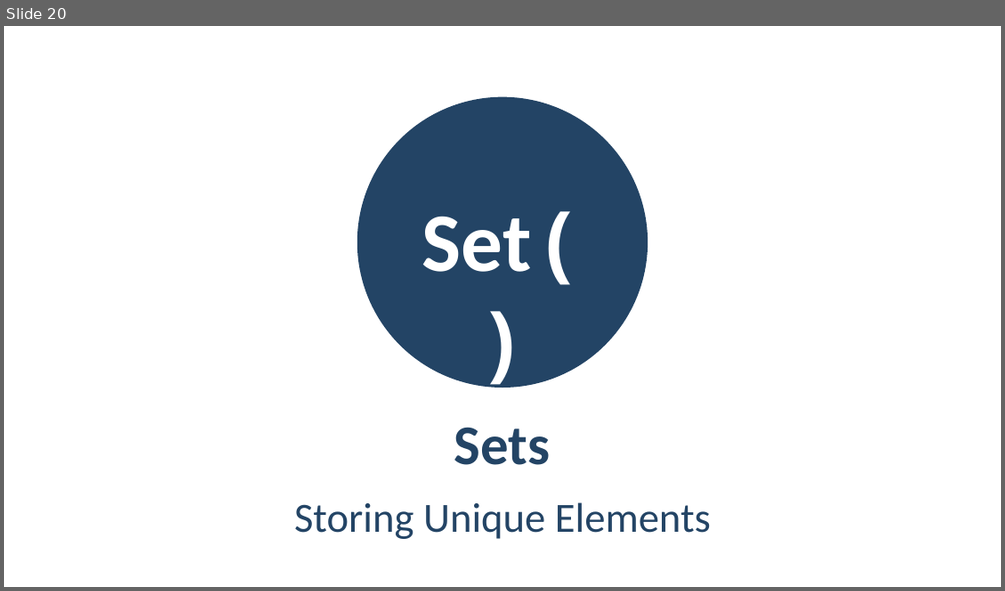
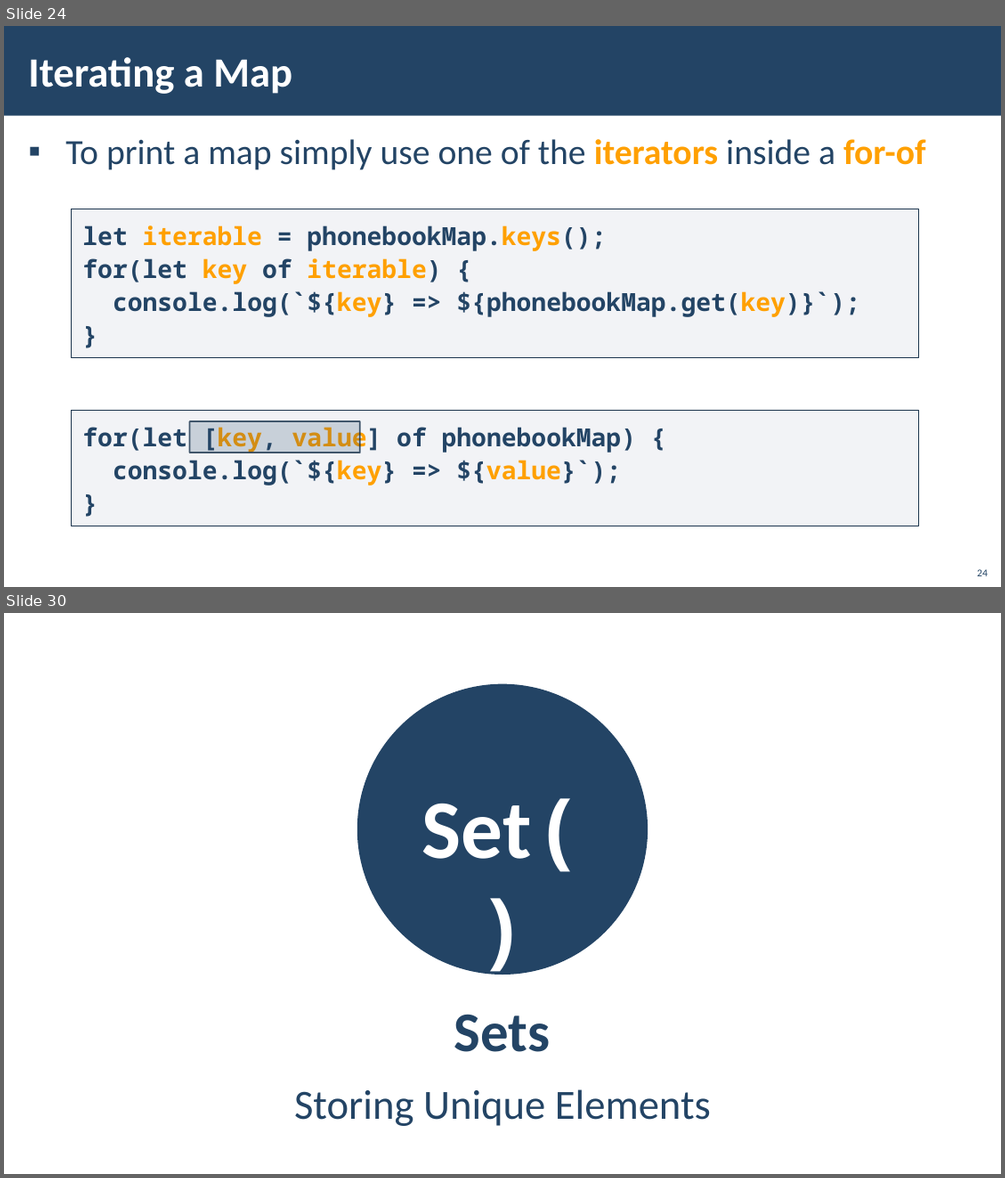
Before and after one commit to YordanovPetar/SoftUni, a slide deck: JavaScriptFundamentals/07_AssociativeArrays/07_1_AssociativeArraysLab/08. JS-Fundamentals-Associative-Arrays.pptx. Shown one above the other, each under a label of ours: slide 20 before the commit, slides 24 and 30 after it; the slides between them are not shown. The pictures are 1005x591 and 1005x1178 pixels, drawn with LibreOffice and Linux fonts; fonts in the diff are those of the drawing; background and template pictures are left out. Boxes give left, top, right and bottom in pixels: in the first picture for what was removed or moved away, otherwise in the second. Text is boxed around its words. In the diff, an @@ line names an element or a change of style, - is before the commit and + after.

```diff
--- a/JavaScriptFundamentals/07_AssociativeArrays/07_1_AssociativeArraysLab/08. JS-Fundamentals-Associative-Arrays.pptx
+++ b/JavaScriptFundamentals/07_AssociativeArrays/07_1_AssociativeArraysLab/08. JS-Fundamentals-Associative-Arrays.pptx
@@ slide 24 added at (4, 26, 1001, 587), background picture (left out) @@
@@ rectangle added at (4, 26, 1001, 116), fill #234465 @@
@@ title added at (28, 57, 292, 94), 40 pt, text #FFFFFF, bold @@
+Iterating a Map
@@ text added at (65, 139, 925, 170), 34 pt, text #234465 @@
+▪ To print a map simply use one of the iterators inside a for-of
@@ rectangle added at (72, 208, 919, 357), fill #ADB4C3 at 15% opacity, outline #1A334C 1 pt, 24 pt, text #234465, bold @@
+let iterable = phonebookMap.keys();
+for(let key of iterable) {
+console.log(`${key} => ${phonebookMap.get(key)}`);
+}
@@ rectangle added at (72, 410, 919, 526), fill #ADB4C3 at 15% opacity, outline #1A334C 1 pt, 24 pt, text #234465, bold @@
+for(let [key, value] of phonebookMap) {
+console.log(`${key} => ${value}`);
+}
@@ rectangle added at (189, 421, 360, 453), fill #234465 at 20% opacity, outline #1A334C 1.5 pt @@
@@ page number added at (977, 569, 987, 576), 10 pt, text #234465 @@
+24
@@ what was slide 20 is now slide 30 @@
```
Also in this commit, not shown: 2 slides changed, 10 other slides added, 1 slide removed, 8 other files.
